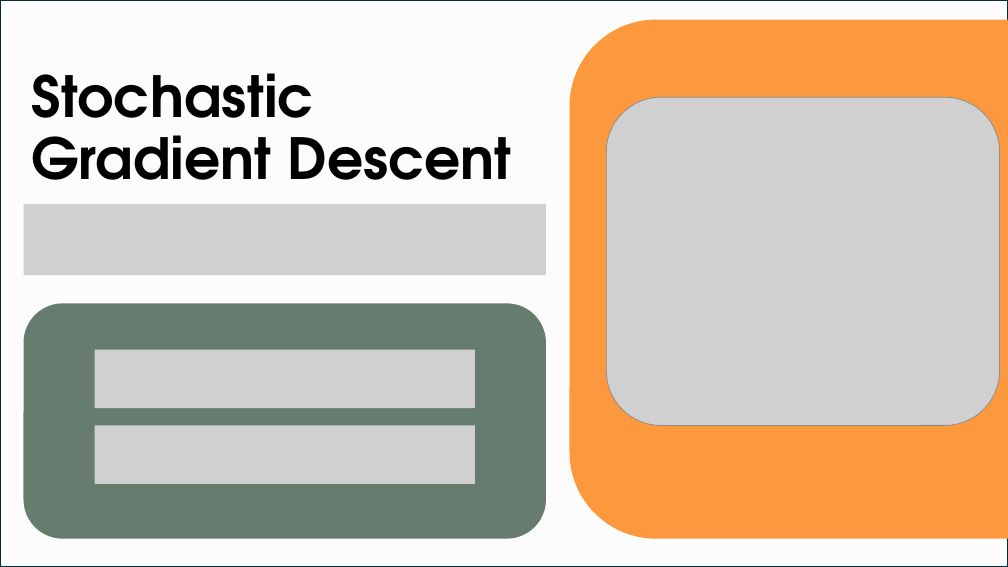
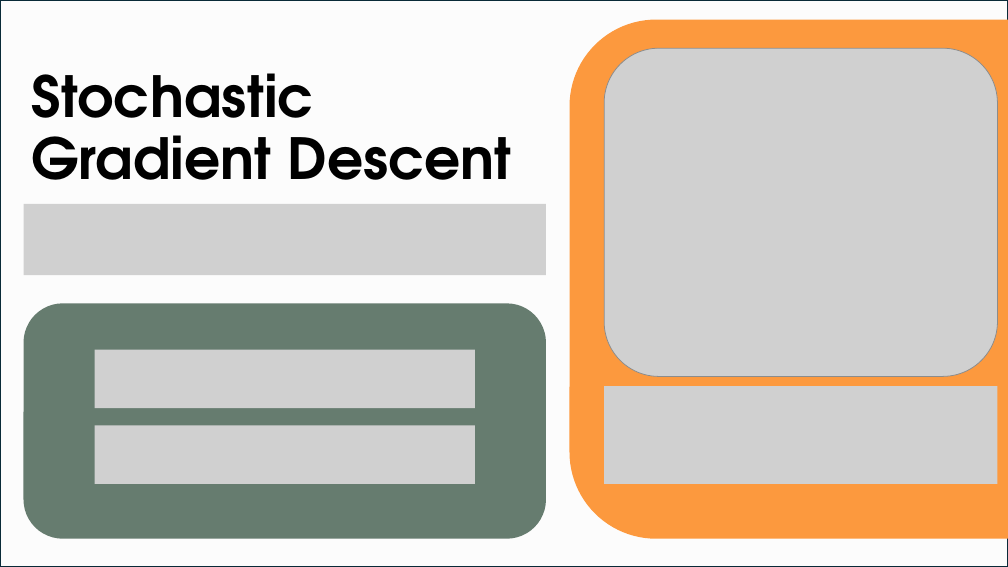
Before and after one commit to Smo17817/MNI_Esercizi, a slide deck: slide 8 of Documentazione/[MNI]_PresentazioneSeminario.pptx. Drawn at 1008x567 pixels with LibreOffice and Linux fonts; fonts in the diff are those of the drawing; grey boxes stand for pictures. Boxes give left, top, right and bottom in pixels: in the first picture for what was removed or moved away, otherwise in the second. Text is boxed around its words. In the diff, an @@ line names an element or a change of style, - is before the commit and + after.

```diff
--- a/Documentazione/[MNI]_PresentazioneSeminario.pptx
+++ b/Documentazione/[MNI]_PresentazioneSeminario.pptx
@@ picture: place and size @@
-picture at [606,98,1000,426]
+picture at [604,48,997,377]
@@ picture added at [604,386,997,485] @@
```
Also in this commit, not shown: 2 other slides changed.
